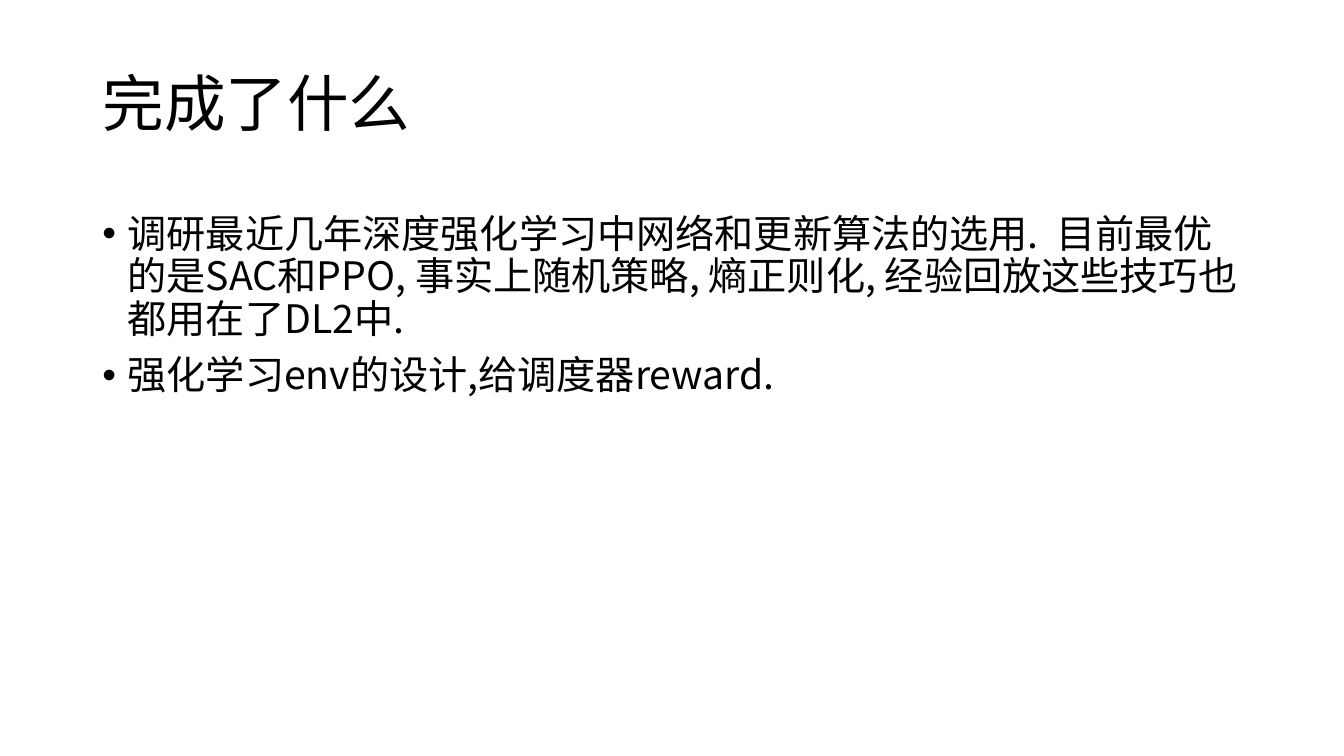
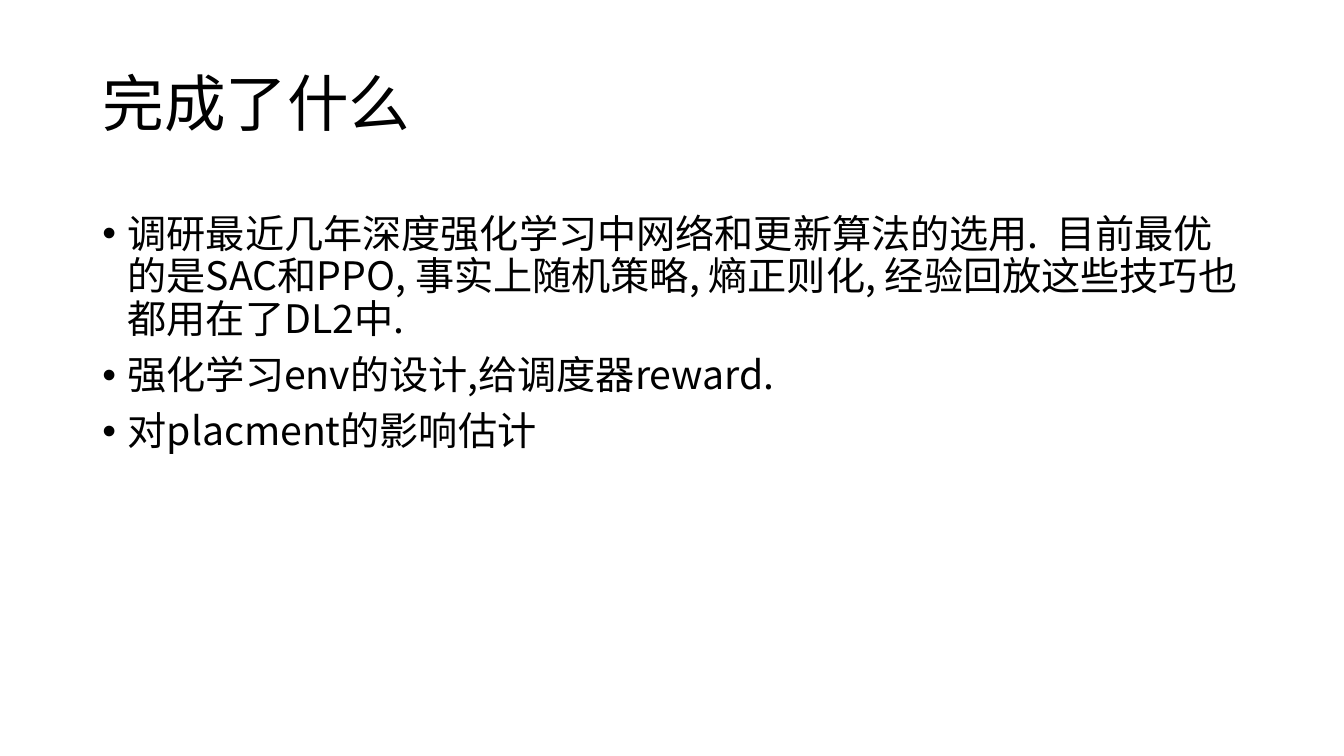
Before and after one commit to LukeLIN-web/distrubuted-ML-system, a slide deck: slide 2 of week report/8.18 report.pptx. Drawn at 1344x756 pixels with LibreOffice and Linux fonts; fonts in the diff are those of the drawing. Boxes give left, top, right and bottom in pixels: in the first picture for what was removed or moved away, otherwise in the second. Text is boxed around its words. In the diff, an @@ line names an element or a change of style, - is before the commit and + after.

```diff
--- a/week report/8.18 report.pptx
+++ b/week report/8.18 report.pptx
@@ text at [128, 412, 537, 454]: paragraph added @@
+• 对placment的影响估计
```
Also in this commit, not shown: 2 other slides changed, 3 slides added, 3 other files.
